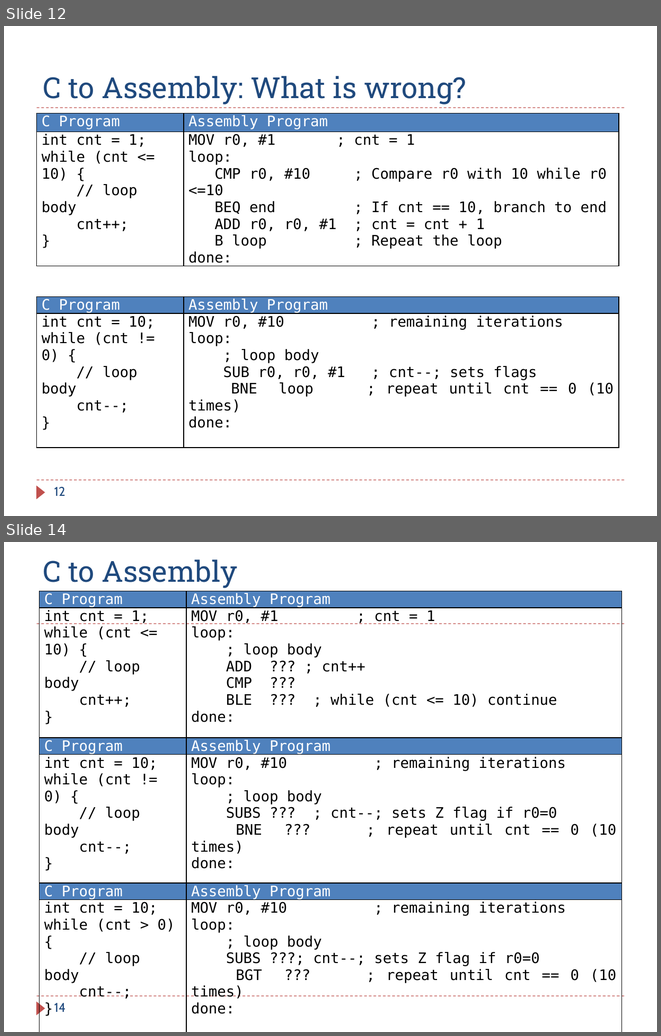
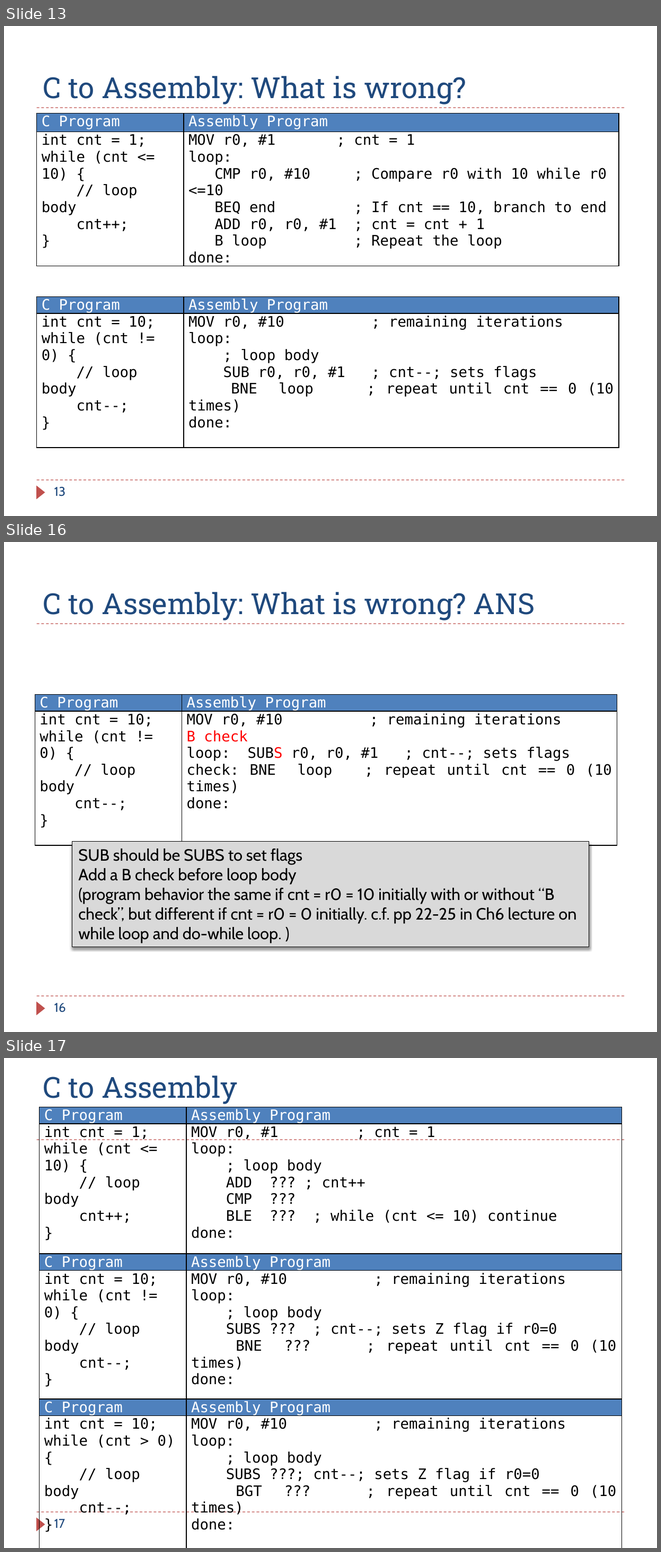
Before and after one commit to guhofstra/CSC111Fa25, a slide deck: PPTs/Ch6_ARM_Control_Flow_Exercises_ANS.pptx. Shown one above the other, each under a label of ours: slides 12 and 14 before the commit, slides 13, 16 and 17 after it; the slides between them are not shown. The pictures are 661x1036 and 661x1552 pixels, drawn with LibreOffice and Linux fonts; fonts in the diff are those of the drawing. Boxes give left, top, right and bottom in pixels: in the first picture for what was removed or moved away, otherwise in the second. Text is boxed around its words. In the diff, an @@ line names an element or a change of style, - is before the commit and + after.

```diff
--- a/PPTs/Ch6_ARM_Control_Flow_Exercises_ANS.pptx
+++ b/PPTs/Ch6_ARM_Control_Flow_Exercises_ANS.pptx
@@ slide 16 added at (4,542,657,1032), background #FFFFFF; not listed: 3 template elements that a slide beside it also shows @@
@@ title added at (43,592,535,620), 32 pt, text #1F497D @@
+C to Assembly: What is wrong? ANS
@@ table added at (35,694,617,833), 2 rows, 2 columns @@
+C Program | Assembly Program
+int cnt = 10; / while (cnt != 0) { / // loop body / cnt--; / } | MOV r0, #10 ; remaining iterations / B check / loop: SUBS r0, r0, #1 ; cnt--; sets flags / check: BNE loop ; repeat until cnt == 0 (10 times) / done:
@@ rectangle added at (72,841,589,947), fill #D9D9D9, outline #000000 0.75 pt, 18 pt, text #000000 @@
+SUB should be SUBS to set flags
+Add a B check before loop body
+(program behavior the same if cnt = r0 = 10 initially with or without “B check”, but different if cnt = r0 = 0 initially. c.f. pp 22-25 in Ch6 lecture on while loop and do-while loop. )
@@ page number added at (54,1003,66,1012), 14 pt, text #1F497D @@
+16
@@ what was slide 12 is now slide 13 @@
@@ page number at (54,487,66,496): text changed @@
-12
+13
@@ what was slide 14 is now slide 17 @@
@@ page number at (54,1519,65,1528): text changed @@
-14
+17
```
Also in this commit, not shown: 10 slides changed, 3 other slides added, 2 slides removed, 1 other file.
